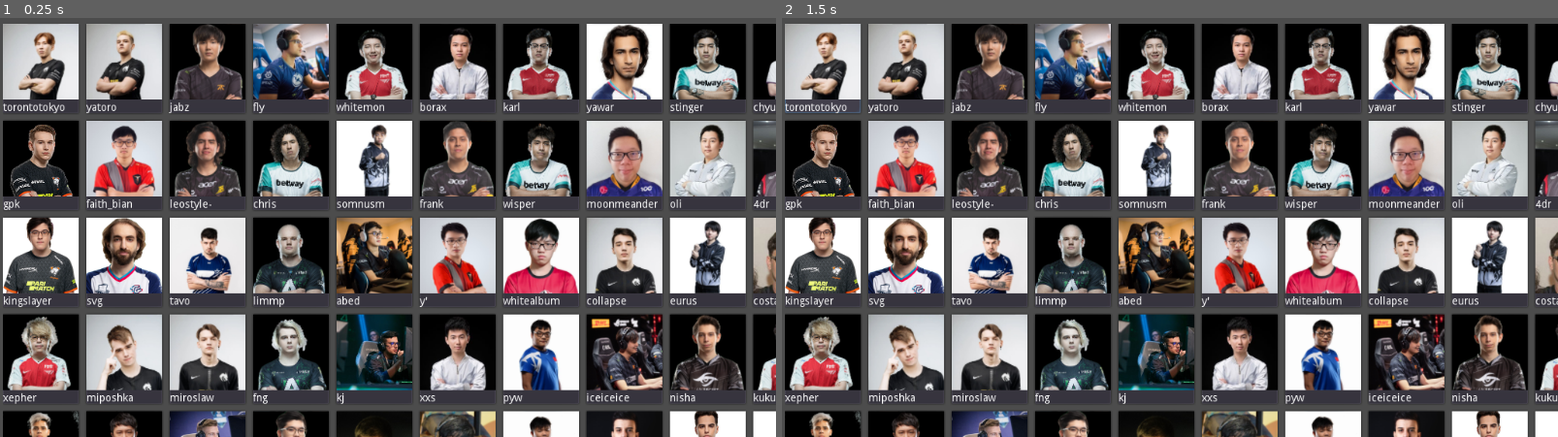
Above: before the commit, frames 1-2 (left to right).
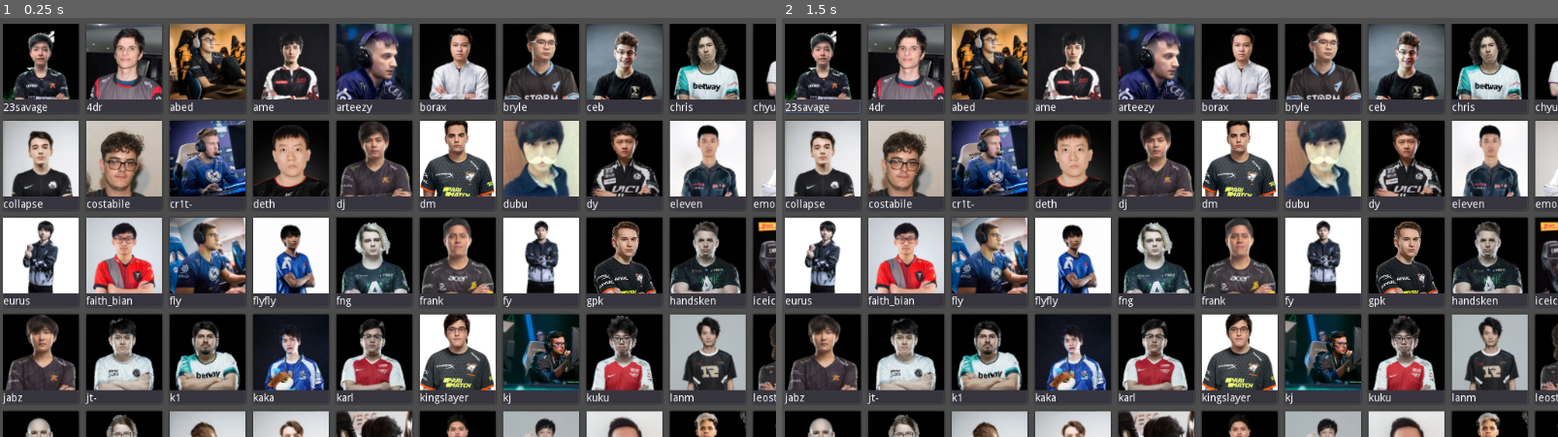
Above: after the commit, the same moments.

Repository: Binasaurus-Hex/DotaFantasyTeam
Game: Godot game, scene res://Client/Drafting/Drafting.tscn
Same seed, same stepped clock (60 frames per second), same inputs: the game is played once before the commit and once after it. This scene is started directly instead of the project's main scene.
Inputs (mouse positions are in pixels of both pictures, inside the frame that each line leads up to):
- Up to frame 1 (0.25 s): no input
- Up to frame 2 (1.5 s): click (820, 68) at 0.52 s; click (820, 68) at 1.27 s

The runs differ from the first frame. In frame 1, 60% of the frame differs, in the area x 0-100%, y 1-100%; in frame 2, 60%.
Error before the commit: Invalid call. Nonexistent function 'add_player' in base 'Nil'. (res://Client/Drafting/PlayersGrid.gd:18)

Commit message:
Automatic drafting + server refactor

Diff:
--- a/Client/Connection/Connection.gd
+++ b/Client/Connection/Connection.gd
@@ -11,7 +11,7 @@
 	var text = $HBoxContainer/TextEdit.text
 	ConnectionBridge.send("participant_joined",text)
 	var waiting = waiting_scene.instance()
-	waiting.my_participant = text
+	waiting.my_participant_name = text
 	var root = get_tree().root
 	root.remove_child(self)
 	root.add_child(waiting)
--- a/Client/Drafting/Contestant.gd
+++ b/Client/Drafting/Contestant.gd
@@ -18,7 +18,6 @@
 	participant_name = value
 
 func add_player(player_name):
-	print("player added", player_name)
 	players.append(player_name)
 	var player_template: PlayerTemplate = players_container.get_child(current_index)
 	player_template.player_name = player_name
--- a/Client/Drafting/DraftOrder.gd
+++ b/Client/Drafting/DraftOrder.gd
@@ -1,13 +1,17 @@
 extends Control
 
-var drafter: String
+var drafter_name: String
 
 func _ready():
-	ConnectionBridge.connect("draft_time", self, "on_draft_time")
-	ConnectionBridge.connect("wait_time", self,"on_wait_time")
+	ConnectionBridge.connect("draft_time", self, "_on_draft_time")
+	ConnectionBridge.connect("wait_time", self,"_on_wait_time")
+	ConnectionBridge.connect("drafting_participant", self, "_on_drafting_participant")
 
-func on_wait_time(time: int):
+func _on_drafting_participant(participant_name: String):
+	drafter_name = participant_name
+
+func _on_wait_time(time: int):
 	$Label.text = "waiting : " + time as String
 
-func on_draft_time(time: int):
-	$Label.text = drafter + " is drafting: " + time as String
+func _on_draft_time(time: int):
+	$Label.text = drafter_name + " is drafting: " + time as String
--- a/Client/Drafting/Drafting.gd
+++ b/Client/Drafting/Drafting.gd
@@ -1,6 +1,6 @@
 extends Control
 
-var my_participant: String
+var my_participant_name: String
 var participants: Array
 var players: Array
 
@@ -10,7 +10,6 @@
 export var participant_template_scene: PackedScene
 
 func _ready():
-	print(my_participant)
 	init_participants()
 	ConnectionBridge.connect("drafting_participant", self, "_on_draft_participant")
 
@@ -20,8 +19,5 @@
 		participant_template.participant_name = participant.name
 		participants_ui.add_child(participant_template)
 
-func _on_draft_participant(participant):
-	participants_ui.highlight_participant(participant)
-	$VBoxContainer/DraftOrder.drafter = participant
-	if participant == my_participant:
-		print("its meee")
+func _on_draft_participant(participant_name):
+	pass
--- a/Client/Drafting/Participants.gd
+++ b/Client/Drafting/Participants.gd
@@ -2,18 +2,27 @@
 
 var currently_drafting
 
-func highlight_participant(participant_name):
+func _ready():
+	ConnectionBridge.connect("drafting_participant", self, "_highlight_participant")
+	ConnectionBridge.connect("player_selected", self, "_on_player_selected")
+
+func _highlight_participant(participant_name):
 	currently_drafting = participant_name
 	for child in get_children():
 		var selection_indicator = child.get_node("SelectionIndicator")
 		if child.participant_name == participant_name:
-			print("matched")
 			selection_indicator.select()
 		else:
 			selection_indicator.deselect()
 
-func get_participant_ui(participant):
+func _on_player_selected(args: Array):
+	var participant_name = args[0]
+	var player_name = args[1]
+	var ui = get_participant_ui(participant_name)
+	ui.add_player(player_name)
+
+func get_participant_ui(participant_name):
 	for child in get_children():
-		if child.participant_name == participant:
+		if child.participant_name == participant_name:
 			return child
 	return null
--- a/Client/Drafting/PlayerTemplate.gd
+++ b/Client/Drafting/PlayerTemplate.gd
@@ -3,10 +3,14 @@
 
 class_name PlayerTemplate
 
-signal selected(player_name)
+signal pressed(player_name)
 
 var player_name: String setget _set_player_name
 var player_image: Image setget _set_player_image
+
+func disable():
+	$Button.disabled = true
+	modulate.darkened(0.5)
 
 func _set_player_name(value: String):
 	$VBoxContainer/Name.text = value
@@ -30,4 +34,4 @@
 
 
 func _on_pressed():
-	emit_signal("selected",player_name)
+	emit_signal("pressed",player_name)
--- a/Client/Drafting/PlayersGrid.gd
+++ b/Client/Drafting/PlayersGrid.gd
@@ -5,14 +5,26 @@
 export var participants_path: NodePath
 onready var participants = get_node(participants_path)
 
+var available_players: Array = (Players.player_names).duplicate()
+
 func _ready():
+
+	ConnectionBridge.connect("player_selected", self, "_on_player_selected")
+
 	for i in range(len(Players.player_names)):
 		var player_template: PlayerTemplate = player_template_scene.instance()
 		player_template.player_name = Players.player_names[i]
 		player_template.player_image = Players.player_images[i]
-		player_template.connect("selected", self, "on_player_selected")
+		player_template.connect("pressed", self, "on_player_selected")
 		add_child(player_template)
 
-func on_player_selected(player_name: String):
+func _on_player_pressed(player_name: String):
 	var drafter = participants.get_participant_ui(participants.currently_drafting)
 	drafter.add_player(player_name)
+
+func _on_player_selected(args: Array):
+	var player_name = args[1]
+	available_players.erase(player_name)
+	for child in get_children():
+		if child.player_name == player_name:
+			child.disable()
--- a/Client/Waiting/Waiting.gd
+++ b/Client/Waiting/Waiting.gd
@@ -1,10 +1,10 @@
 extends Control
 
 export var drafting_scene: PackedScene
-var my_participant
+var my_participant_name
 
 func _ready():
-	ConnectionBridge.connect("all_participants",self,"_on_all_participants")
+	ConnectionBridge.connect("all_participants", self, "_on_all_participants")
 
 func _process(delta):
 	$VBoxContainer/ProgressBar.value += 100 * delta
@@ -12,11 +12,12 @@
 		$VBoxContainer/ProgressBar.value = 0
 
 func _on_all_participants(participants: Array):
+	print("all participants")
 	for participant in participants:
 		print(participant.name)
 	var drafting = drafting_scene.instance()
 	drafting.participants = participants
-	drafting.my_participant = my_participant
+	drafting.my_participant_name = my_participant_name
 	var root = get_tree().root
 	root.remove_child(self)
 	root.add_child(drafting)
--- a/Players.gd
+++ b/Players.gd
@@ -1,28 +1,34 @@
 extends Node
 
 export var player_template_scene: PackedScene
-var player_names: Array
+var player_names = ['23savage', '4dr', 'abed', 'ame', 'arteezy', 'borax',
+					'bryle', 'ceb', 'chris', 'chyuan', 'collapse', 'costabile',
+					'cr1t-', 'deth', 'dj', 'dm', 'dubu', 'dy', 'eleven', 'emo',
+					'eurus', 'faith_bian', 'fly', 'flyfly', 'fng', 'frank', 'fy',
+					'gpk', 'handsken', 'iceiceice', 'jabz', 'jt-', 'k1', 'kaka', 'karl',
+					'kingslayer', 'kj', 'kuku', 'lanm', 'leostyle-', 'limmp',
+					'matumbaman', 'miposhka', 'miroslaw', 'mjz', 'mnz', 'monet',
+					'moonmeander', 'mooz', 'mss', 'n0tail', 'nightfall', 'nikobaby',
+					'nisha', 'nothingtosay', 'oli', 'ori', 'poyoyo', 'puppey', 'pyw',
+					'quinn', 'raven', 's4', 'saberlight-', 'saksa', 'save-', 'scofield',
+					'somnusm', 'stinger', 'sumail', 'super', 'svg', 'tavo', 'thiolicor',
+					'timado', 'topson', 'torontotokyo', 'whitealbum', 'whitemon', 'wisper',
+					'xepher', 'xinq', 'xxs', "y'", 'yang', 'yapzor', 'yatoro', 'yawar', 'zai']
+
+export(String, DIR) var image_folder
 var player_images: Array
-
 var _image_type = ".jpg"
 
 func _ready():
-	var filenames: Array = _get_filenames("players")
-	print("got filenames")
-	var filtered: Array = _filter_extension(filenames, _image_type)
-	print("filtered ", filtered)
+	load_images()
 
-	for file_name in filtered:
-		var player_name: String = _trim_extension(file_name, _image_type)
-		player_names.append(player_name)
-
-		var player_image: Image = _create_image(file_name)
-		player_images.append(player_image)
-
+func load_images():
+	for player_name in player_names:
+		var image: Image = _create_image(image_folder + "/" + player_name + ".jpg")
+		player_images.append(image)
 
 func _create_image(file_name: String) -> Image:
-	var image: Image = Image.new()
-	image.load("players/"+file_name)
+	var image: Image = load(file_name)
 	return image
 
 func _filter_extension(filenames: Array, extension: String) -> Array:
--- a/Players.tscn
+++ b/Players.tscn
@@ -6,3 +6,4 @@
 [node name="Players" type="Node2D"]
 script = ExtResource( 1 )
 player_template_scene = ExtResource( 2 )
+image_folder = "res://players"
--- /dev/null
+++ b/Server/Drafting.gd
@@ -0,0 +1,62 @@
+extends Node
+
+var participants: Array setget _set_participants
+var available_players: Array = (Players.player_names).duplicate()
+
+var current_drafter: Dictionary
+
+var draft_order: Array
+
+var player_selected: bool = false
+
+signal completed()
+
+func _ready():
+	ConnectionBridge.connect("player_selected", self, "_on_player_selected")
+
+func _set_participants(value):
+	participants = value
+	draft_order = generate_draft_order(participants.size())
+
+func start():
+	$WaitTimer.start()
+	yield($WaitTimer,"timeout")
+	draft()
+
+func draft():
+	$DraftingTimer.start()
+	for index in draft_order:
+		current_drafter = participants[index]
+		player_selected = false
+		ConnectionBridge.send("drafting_participant", current_drafter.name)
+		yield($DraftingTimer,"timeout")
+		if not player_selected:
+			choose_player(random_player())
+
+	$DraftingTimer.stop()
+	emit_signal("completed")
+
+func _on_player_selected(player):
+	choose_player(player)
+	player_selected = true
+
+func generate_draft_order(number_of_participants) -> Array:
+	var draft_order: Array
+	var slots = 5
+	for i in range(slots):
+		var sequence = range(number_of_participants)
+		if i % 2 == 0: # is even
+			sequence.invert()
+		draft_order.append_array(sequence)
+
+	return draft_order
+
+func choose_player(player):
+	current_drafter.players.append(player)
+	available_players.erase(player)
+	ConnectionBridge.send("player_selected", [current_drafter.name, player])
+
+func random_player():
+	var length = available_players.size()
+	var index = randi() % length
+	return available_players[index]
--- a/Server/Server.gd
+++ b/Server/Server.gd
@@ -2,7 +2,6 @@
 
 const port = 8080
 const max_clients = 2
-onready var draft_order: Array = generate_draft_order()
 
 var participants: Array
 
@@ -14,7 +13,6 @@
 	network.create_server(port,max_clients)
 	get_tree().network_peer = network
 	print("server started")
-
 	ConnectionBridge.connect("participant_joined", self, "_participant_connected")
 
 func _participant_connected(participant_name):
@@ -22,49 +20,15 @@
 		"name":participant_name,
 		"players":[]
 	})
+	print(participant_name, " connected")
 
 	if len(participants) == max_clients:
 		participants_connected()
 
 func participants_connected():
 	ConnectionBridge.send("all_participants", participants)
-	$WaitTimer.start()
-	print("all participants connected")
+	$Drafting.participants = participants
+	$Drafting.start()
 
-func generate_draft_order() -> Array:
-	var draft_order: Array
-	var slots = 5
-	for i in range(slots):
-		var sequence = range(max_clients)
-		if is_even(i):
-			sequence.invert()
-		draft_order.append_array(sequence)
-
-	return draft_order
-
-func is_even(x):
-	return x % 2 == 0
-
-func iterate_draft():
-	var current_index = draft_order.pop_back()
-	if current_index == null:
-		on_draft_finished()
-		return
-	var participant = participants[current_index]
-	ConnectionBridge.send("drafting_participant",participant.name)
-
-func on_draft_finished():
-	$DraftingTimer.stop()
-
-func on_drafting_seconds(seconds):
-	ConnectionBridge.send("draft_time", seconds)
-
-func on_wait_seconds(seconds):
-	ConnectionBridge.send("wait_time", seconds)
-
-func on_drafting_timeout():
-	iterate_draft()
-
-func on_wait_timeout():
-	iterate_draft()
-	$DraftingTimer.start()
+	yield($Drafting,"completed")
+	print("drafting complete")
--- a/Server/Server.tscn
+++ b/Server/Server.tscn
@@ -1,21 +1,27 @@
-[gd_scene load_steps=3 format=2]
+[gd_scene load_steps=5 format=2]
 
 [ext_resource path="res://Server/Server.gd" type="Script" id=1]
 [ext_resource path="res://Server/PollTimer.gd" type="Script" id=2]
+[ext_resource path="res://Server/Drafting.gd" type="Script" id=3]
+[ext_resource path="res://Server/TimerSignals.gd" type="Script" id=4]
 
 [node name="Server" type="Node2D"]
 script = ExtResource( 1 )
 
-[node name="WaitTimer" type="Timer" parent="."]
+[node name="Drafting" type="Node" parent="."]
+script = ExtResource( 3 )
+
+[node name="WaitTimer" type="Timer" parent="Drafting"]
 wait_time = 10.0
 one_shot = true
 script = ExtResource( 2 )
 
-[node name="DraftingTimer" type="Timer" parent="."]
+[node name="DraftingTimer" type="Timer" parent="Drafting"]
 wait_time = 5.0
 script = ExtResource( 2 )
 
-[connection signal="seconds_changed" from="WaitTimer" to="." method="on_wait_seconds"]
-[connection signal="timeout" from="WaitTimer" to="." method="on_wait_timeout"]
-[connection signal="seconds_changed" from="DraftingTimer" to="." method="on_drafting_seconds"]
-[connection signal="timeout" from="DraftingTimer" to="." method="on_drafting_timeout"]
+[node name="TimerSignals" type="Node" parent="Drafting"]
+script = ExtResource( 4 )
+
+[connection signal="seconds_changed" from="Drafting/WaitTimer" to="Drafting/TimerSignals" method="_on_WaitTimer_seconds_changed"]
+[connection signal="seconds_changed" from="Drafting/DraftingTimer" to="Drafting/TimerSignals" method="_on_DraftingTimer_seconds_changed"]
--- /dev/null
+++ b/Server/TimerSignals.gd
@@ -0,0 +1,8 @@
+extends Node
+
+func _on_WaitTimer_seconds_changed(seconds):
+	ConnectionBridge.send("wait_time", seconds)
+
+
+func _on_DraftingTimer_seconds_changed(seconds):
+	ConnectionBridge.send("draft_time", seconds)
Binary file added: DotaFantasyTeam.png
Not shown, added: DotaFantasyTeam.png.import
Not shown, changed: export_presets.cfg
Binary file added: favicon.png
Not shown, added: favicon.png.import
Not shown, changed: players/23savage.jpg.import
Not shown, changed: players/4dr.jpg.import
Not shown, changed: players/abed.jpg.import
Not shown, changed: players/ame.jpg.import
Not shown, changed: players/arteezy.jpg.import
Not shown, changed: players/borax.jpg.import
Not shown, changed: players/bryle.jpg.import
(and 86 more such lines)
